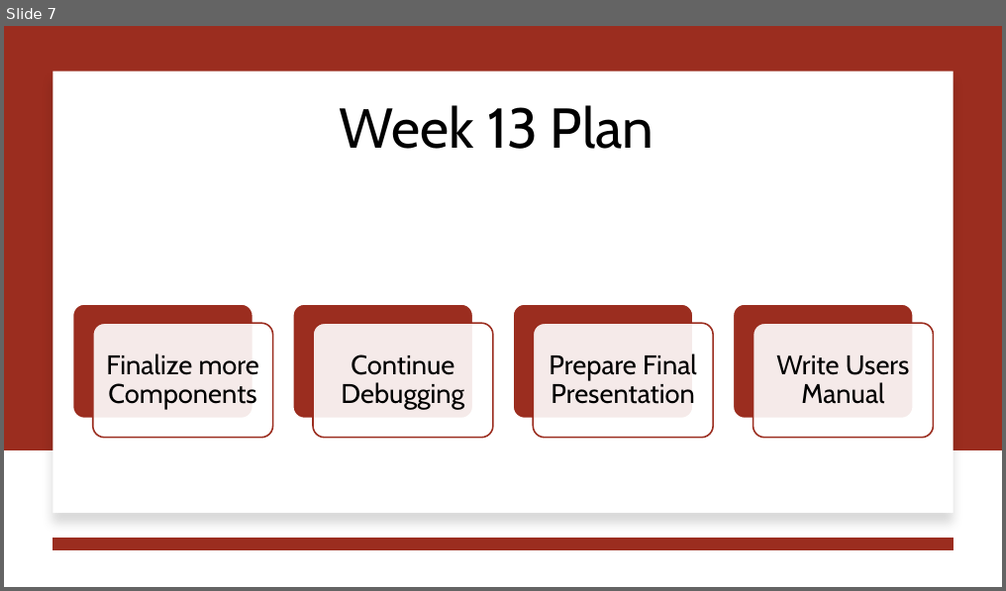
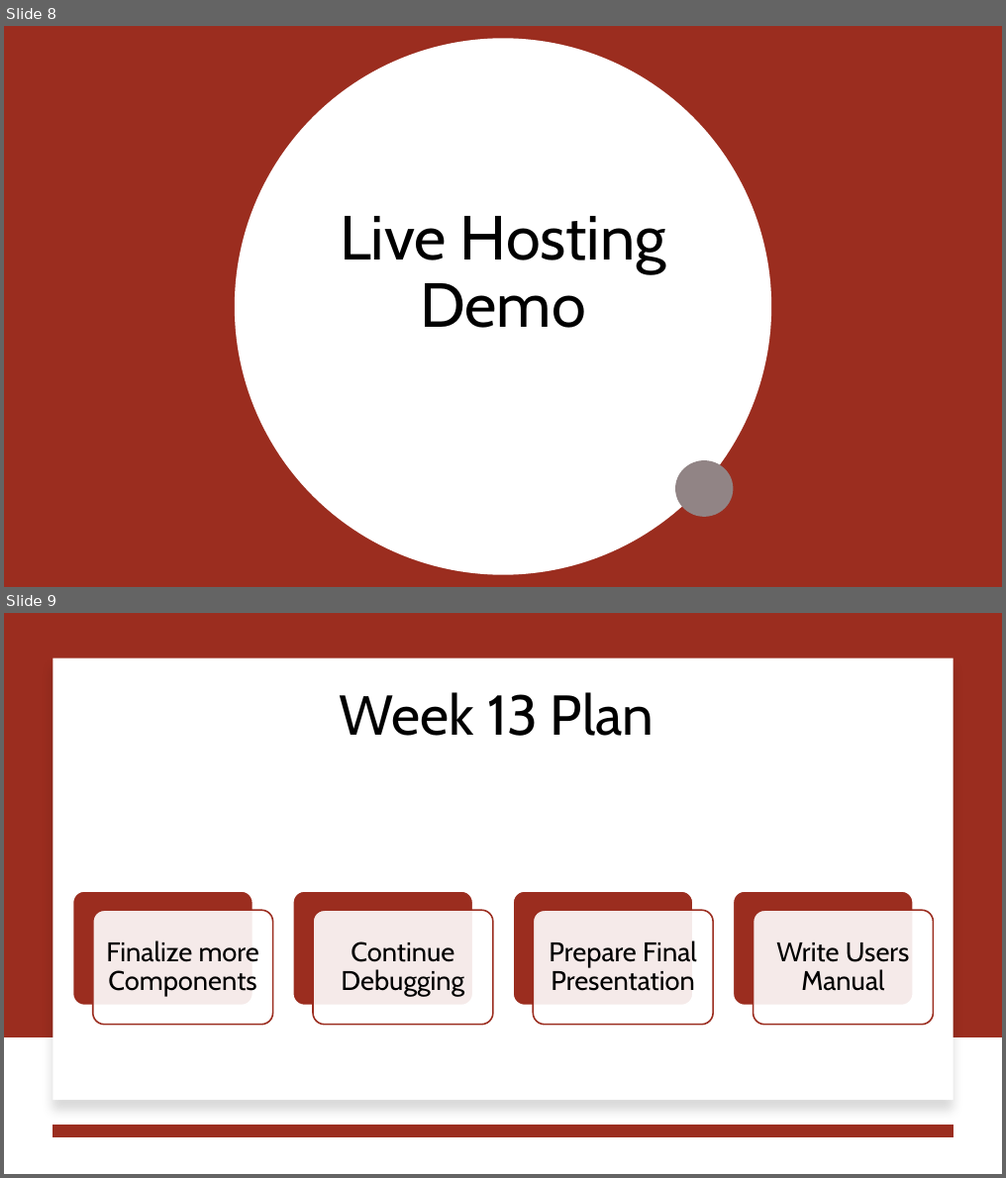
Before and after one commit to jjdeuce06/VulcanActivityTracker, a slide deck: Documentation/Weekly Report/week12/CMSC-4920-Week12-Group2.pptx. Shown one above the other, each under a label of ours: slide 7 before the commit, slides 8 and 9 after it. The pictures are 1006x591 and 1006x1178 pixels, drawn with LibreOffice and Linux fonts; fonts in the diff are those of the drawing. Boxes give left, top, right and bottom in pixels: in the first picture for what was removed or moved away, otherwise in the second. Text is boxed around its words. In the diff, an @@ line names an element or a change of style, - is before the commit and + after.

```diff
--- a/Documentation/Weekly Report/week12/CMSC-4920-Week12-Group2.pptx
+++ b/Documentation/Weekly Report/week12/CMSC-4920-Week12-Group2.pptx
@@ slide 8 added at [4, 26, 1002, 587], background #FFFFFF @@
@@ rectangle added at [4, 26, 1002, 587], fill #9B2D1F @@
@@ arc (boxed as its full ellipse) added at [114, 26, 860, 587], outline #9B2D1F 10 pt dashed @@
@@ ellipse added at [235, 38, 771, 574], fill #FFFFFF @@
@@ title added at [340, 216, 666, 328], 60 pt, text #000000 @@
+Live Hosting Demo
@@ ellipse added at [675, 461, 734, 517], fill #918485 @@
@@ what was slide 7 is now slide 9 @@
```
Also in this commit, not shown: 1 other slide added, 2 other files.
